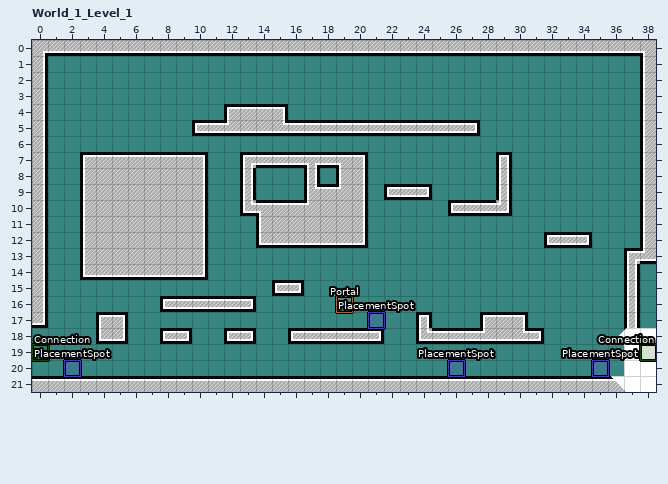
LDtk project, stored at Assets/LDtkLevelManager/Samples/Basic/LDtk/LDtkSample.ldtk. Above, as it was before the edit.
Cells are 16x16 px. Shown: World_1_Level_1 x 0..38, y 0..21. The commit also changed other parts of the map, which this record leaves out.
Now the later version:
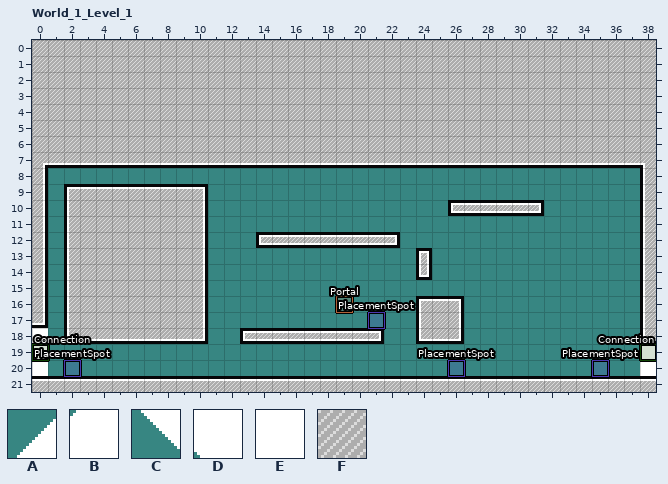
Key: from "Doors": A 2, B 3, C 7, D 8, E 9; from "Ground": F 1 "Common_Ground".
_ is an empty cell, . an unchanged one.
Change:
--- layer "Ground"
@@ x 1..38 @@
- 1 _____________________________________.
- 2 _____________________________________.
- 3 _____________________________________.
- 4 ___________....______________________.
- 5 _________..................__________.
- 6 _____________________________________.
- 7 __........__........________.________.
- 8 ..FFFFFFFF..F...F.FF........F.........
- 9 ._..........F...FFFF.FFF....F.........
-10 ._..........FFFFFFFF.........__.......
-11 ._...........FFFFFFF..................
-12 ._..................__.........FFF....
-13 ._....................._............F.
-14 ._....................._............F_
-15 ._________....FF....................F_
-16 .______...FFF..........___..........F_
-17 .__.._____..............__.FFF......F_
-18 .__..__.._.F.__...........FFFFF.....F.
+ 1 FFFFFFFFFFFFFFFFFFFFFFFFFFFFFFFFFFFFF.
+ 2 FFFFFFFFFFFFFFFFFFFFFFFFFFFFFFFFFFFFF.
+ 3 FFFFFFFFFFFFFFFFFFFFFFFFFFFFFFFFFFFFF.
+ 4 FFFFFFFFFFF....FFFFFFFFFFFFFFFFFFFFFF.
+ 5 FFFFFFFFF..................FFFFFFFFFF.
+ 6 FFFFFFFFFFFFFFFFFFFFFFFFFFFFFFFFFFFFF.
+ 7 FF........FF........FFFFFFFF.FFFFFFFF.
+ 8 ..________.._..._.__........_.........
+ 9 .F.........._...____.___...._.........
+10 .F..........________.........FF.......
+11 .F..........._______..................
+12 .F..................FF.........___....
+13 .F.....................F............_.
+14 .F.....................F............_F
+15 .FFFFFFFFF....__...................._F
+16 .FFFFFF...___..........FFF.........._F
+17 .FF..FFFFF..............FF.___......_F
+18 .FF..FF..F._.FF..........._____....._.
--- layer "Doors"
@@ x 0..38 @@
-18 _...................................ABE
-19 _....................................E.
-20 _....................................E.
-21 ....................................CDE
+18 E...................................___
+19 E...................................._.
+20 E...................................._.
+21 ....................................___
